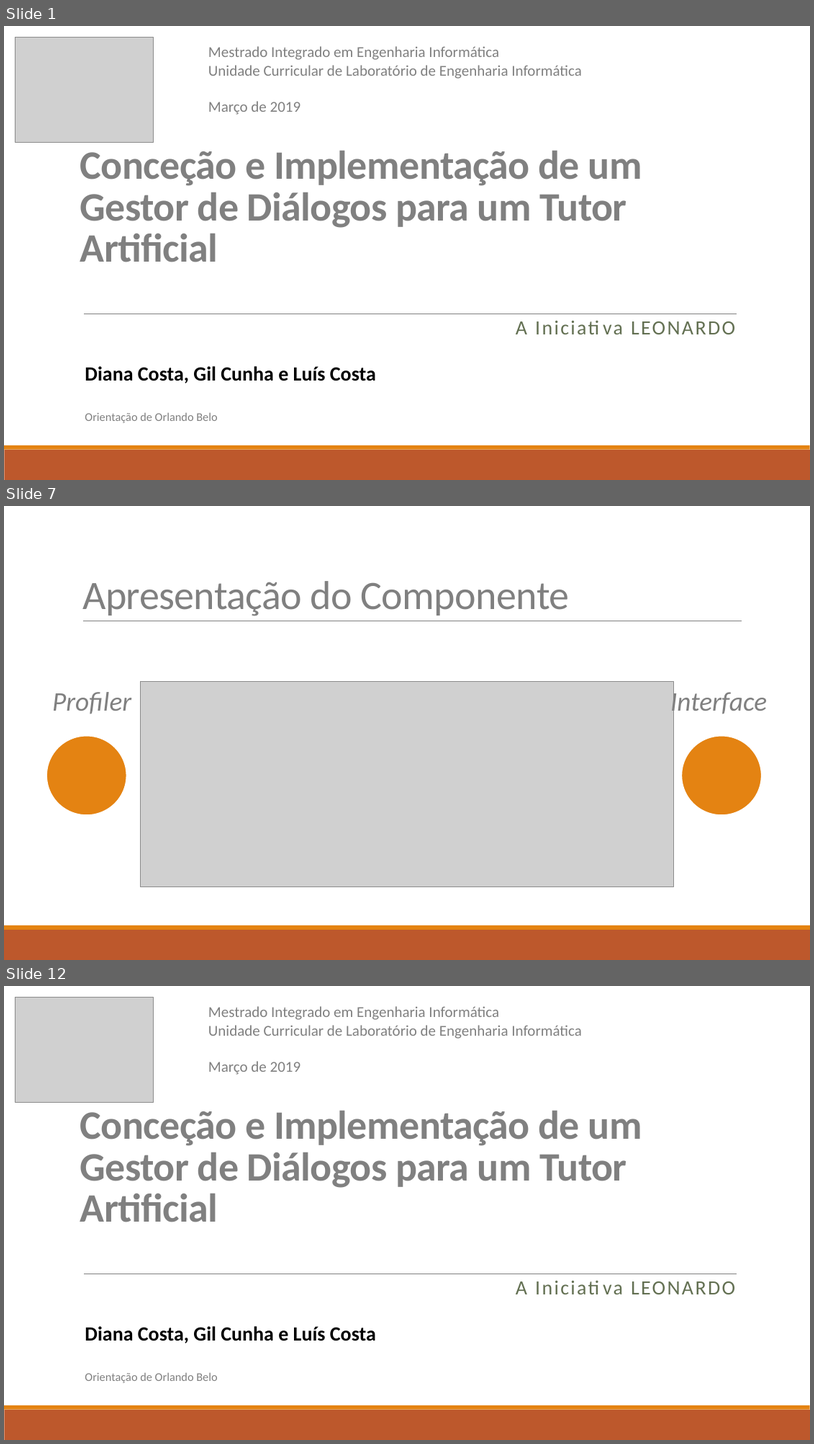
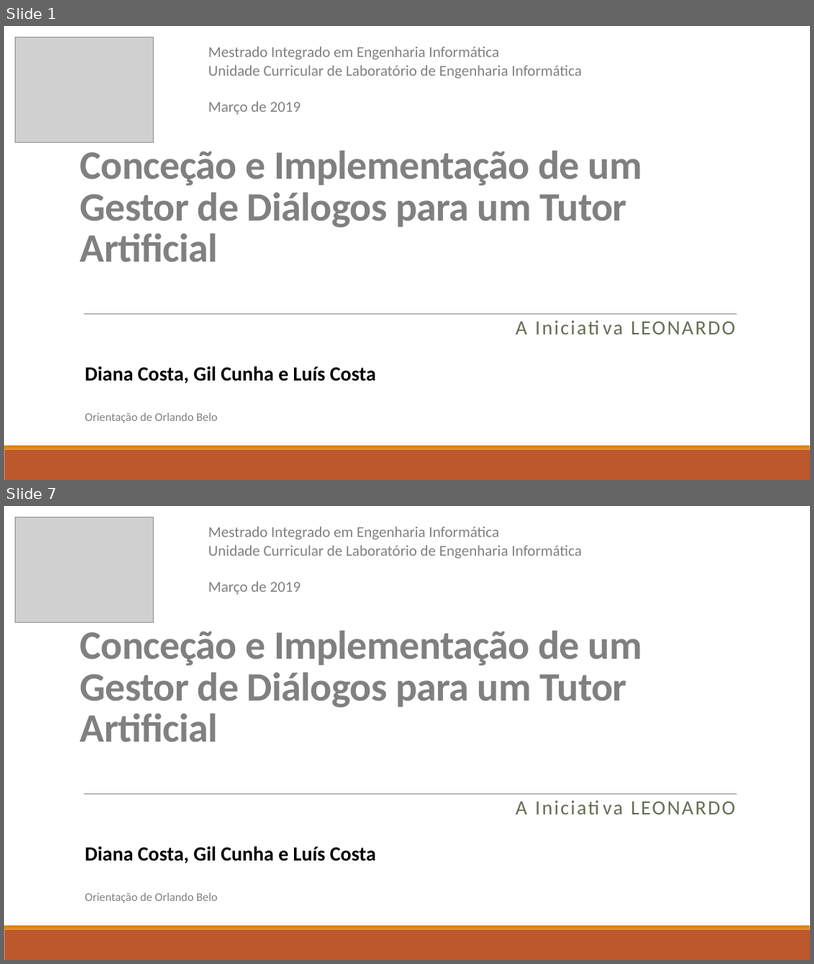
Before and after one commit to diisnc/Dialog_Agent_1819, a slide deck: Report/presentation_2_Luis.pptx. Shown one above the other, each under a label of ours: slides 1, 7 and 12 before the commit, slides 1 and 7 after it; the slides between them are not shown. The pictures are 814x1444 and 814x964 pixels, drawn with LibreOffice and Linux fonts; fonts in the diff are those of the drawing; grey boxes stand for pictures. Boxes give left, top, right and bottom in pixels: in the first picture for what was removed or moved away, otherwise in the second. Text is boxed around its words. In the diff, an @@ line names an element or a change of style, - is before the commit and + after.

```diff
--- a/Report/presentation_2_Luis.pptx
+++ b/Report/presentation_2_Luis.pptx
@@ slide 7 removed at [4, 506, 810, 960], background #FFFFFF; not listed: 2 template elements that a slide beside it also shows @@
@@ title removed at [82, 581, 570, 616] @@
-Apresentação do Componente
@@ line removed from (83, 621) to (743, 621) @@
@@ text removed at [52, 692, 131, 714] @@
-Profiler
@@ picture removed at [140, 682, 674, 887] @@
@@ text removed at [671, 688, 767, 718] @@
-Interface
@@ ellipse removed at [46, 735, 127, 815] @@
@@ ellipse removed at [682, 735, 762, 815] @@
@@ what was slide 12 is now slide 7 @@
```
Also in this commit, not shown: 4 slides changed, 1 slide added, 5 other slides removed, 1 other file.
